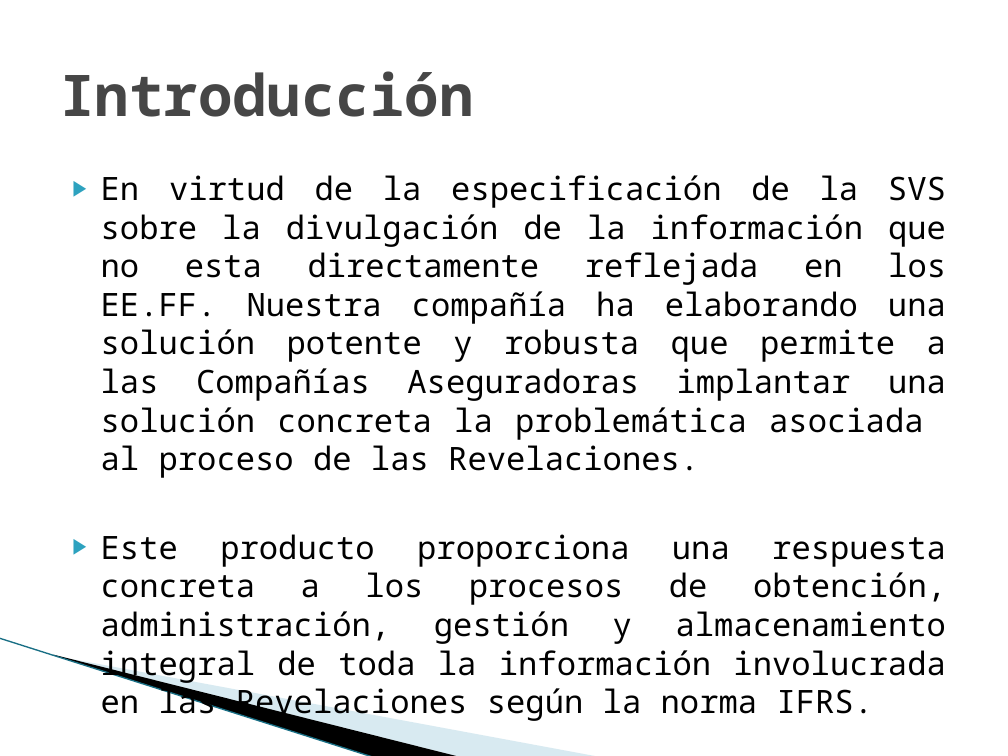
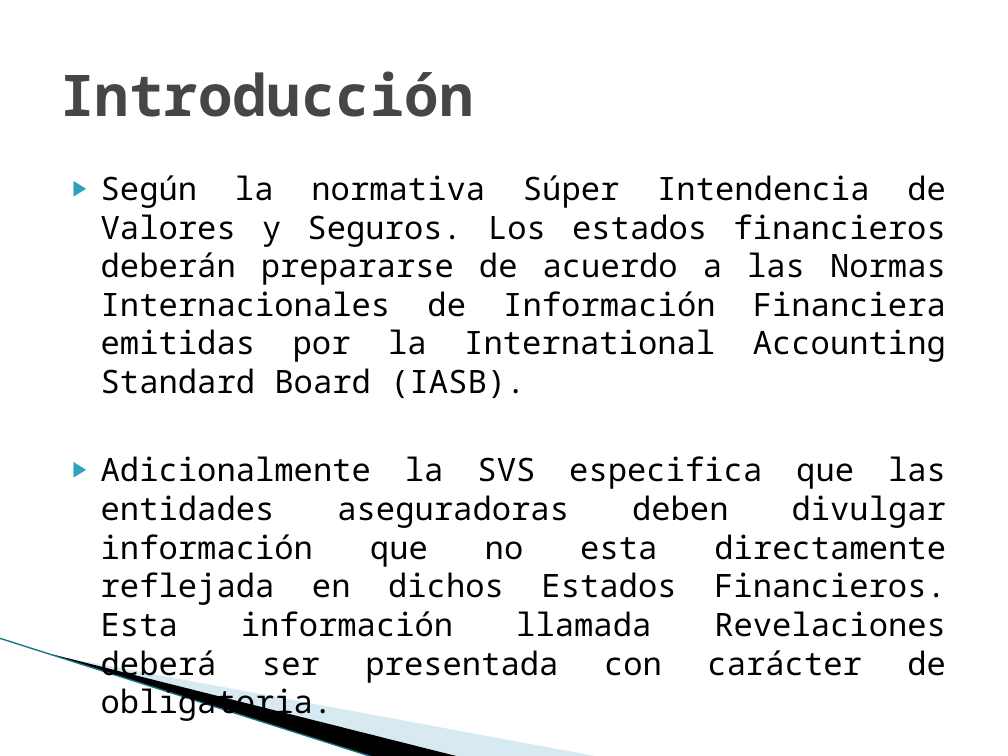
Before and after one commit to vicky1404/rev-ii, a slide deck: slide 2 of docs/comercial/brochure.pptx (slide 3 before the commit). Drawn at 1008x756 pixels with LibreOffice and Linux fonts; fonts in the diff are those of the drawing; background and template pictures are left out. Boxes give left, top, right and bottom in pixels: in the first picture for what was removed or moved away, otherwise in the second. Text is boxed around its words. In the diff, an @@ line names an element or a change of style, - is before the commit and + after.

```diff
--- a/docs/comercial/brochure.pptx
+++ b/docs/comercial/brochure.pptx
@@ text at bbox=[101, 175, 946, 684]: text changed @@
-▶ En virtud de la especificación de la SVS sobre la divulgación de la información que no esta directamente reflejada en los EE.FF. Nuestra compañía ha elaborando una solución potente y robusta que permite a las Compañías Aseguradoras implantar una solución concreta la problemática asociada al proceso de las Revelaciones.
-▶ Este producto proporciona una respuesta concreta a los procesos de obtención, administración, gestión y almacenamiento integral de toda la información involucrada en las Revelaciones según la norma IFRS.
+▶ Según la normativa Súper Intendencia de Valores y Seguros. Los estados financieros deberán prepararse de acuerdo a las Normas Internacionales de Información Financiera emitidas por la International Accounting Standard Board (IASB).
+▶ Adicionalmente la SVS especifica que las entidades aseguradoras deben divulgar información que no esta directamente reflejada en dichos Estados Financieros. Esta información llamada Revelaciones deberá ser presentada con carácter de obligatoria.
```
Also in this commit, not shown: 1 other slide changed, 2 slides added, 1 slide removed.
